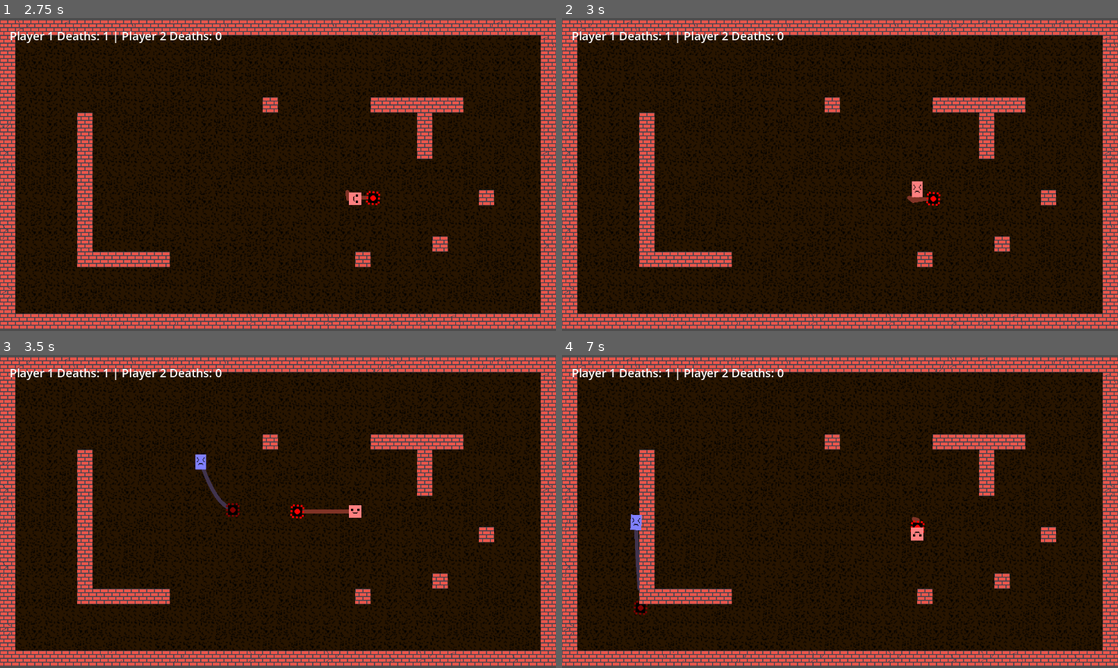
Above: before the commit, frames 1-4 (two rows, left to right).
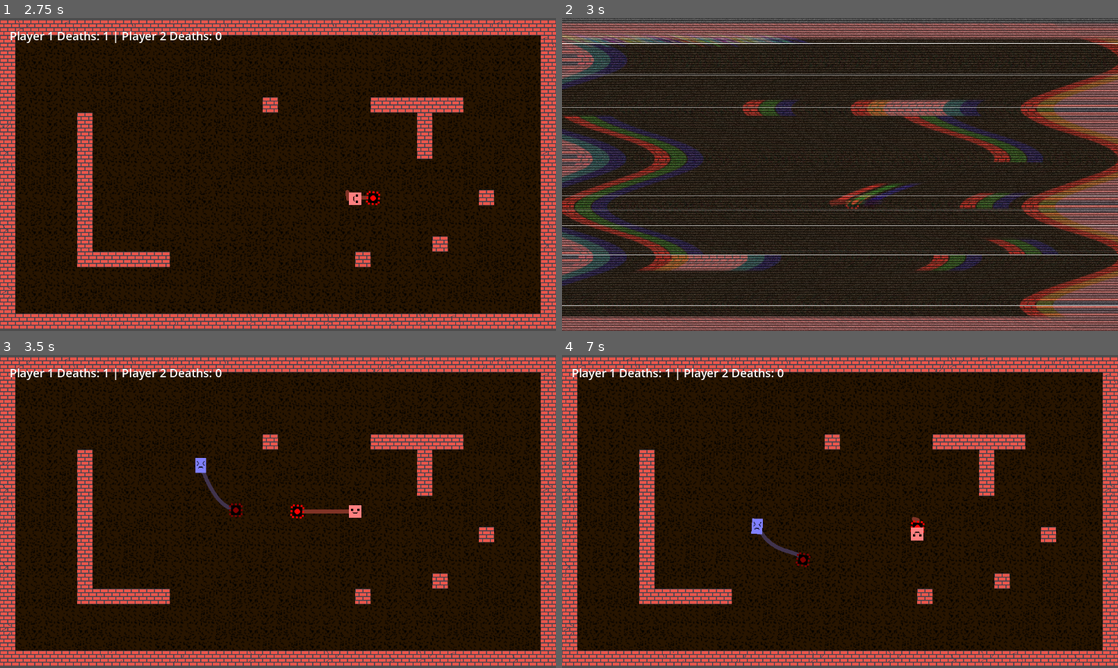
Above: after the commit, the same moments.

Repository: ThatOtherAndrew/DaydreamWales
Game: Godot game, scene res://scenes/BrickLevel.tscn
Same seed, same stepped clock (60 frames per second), same inputs: the game is played once before the commit and once after it.
Inputs:
- Up to frame 1 (2.75 s): tap Enter at 0.5 s; hold D (move_right) 0.53-1.28 s; tap Down (p2_move_down) at 0.6 s; hold S (move_down) 1.28-2.03 s; tap Left (p2_move_left) at 1.35 s; hold D (move_right) from 2.03 s (still down); tap Right (p2_move_right) at 2.1 s
- Up to frame 2 (3 s): release D (move_right) at 2.78 s; hold W (move_up) from 2.78 s (still down); tap Up (p2_move_up) at 2.85 s
- Up to frame 3 (3.5 s): keep holding W (move_up)
- Up to frame 4 (7 s): release W (move_up) at 3.53 s; hold A (move_left) 3.53-5.03 s; tap one key every 0.75 s from 3.6 s: Down (p2_move_down) Left (p2_move_left) Right (p2_move_right) Up (p2_move_up) Down (p2_move_down); hold S (move_down) 5.03-5.78 s; hold D (move_right) 5.78-6.53 s; hold W (move_up) from 6.53 s (still down)

Frame 1 is identical in both runs. In frame 2, 59% of the frame differs, in the area x 0-100%, y 0-100%; in frame 3, 0.2%; in frame 4, 0.6%.

Commit message:
kickass respawn effect

Diff:
--- /dev/null
+++ b/scenes/RespawnTransition.tscn
@@ -0,0 +1,11 @@
+[gd_scene load_steps=3 format=3 uid="uid://dkp8m3vhx4y2n"]
+
+[ext_resource type="Script" uid="uid://brx5qth3y8m4k" path="res://scripts/RespawnTransition.gd" id="1"]
+[ext_resource type="Shader" uid="uid://c7n8xm4p3kv2j" path="res://shaders/vhs_rewind.gdshader" id="2"]
+
+[node name="RespawnTransition" type="ColorRect"]
+anchors_preset = 15
+anchor_right = 1.0
+anchor_bottom = 1.0
+color = Color(1, 1, 1, 0)
+script = ExtResource("1")
--- a/scripts/GameManager.gd
+++ b/scripts/GameManager.gd
@@ -4,6 +4,7 @@
 var player2_deaths = 0
 var death_label: Label
 var is_resetting = false
+var respawn_transition: ColorRect
 
 signal player_died(player_num: int)
 signal level_reset()
@@ -11,6 +12,8 @@
 func _ready():
     # Create UI overlay for death counter
     create_death_ui()
+    # Create respawn transition overlay
+    create_respawn_transition()
 
 func create_death_ui():
     var canvas_layer = CanvasLayer.new()
@@ -21,6 +24,17 @@
     death_label.position = Vector2(20, 20)
     death_label.text = "Player 1 Deaths: 0 | Player 2 Deaths: 0"
     canvas_layer.add_child(death_label)
+
+func create_respawn_transition():
+    # Create a new canvas layer for the transition effect
+    var transition_layer = CanvasLayer.new()
+    transition_layer.layer = 10  # High layer to be on top
+    add_child(transition_layer)
+
+    # Create the respawn transition node
+    respawn_transition = ColorRect.new()
+    respawn_transition.set_script(load("res://scripts/RespawnTransition.gd"))
+    transition_layer.add_child(respawn_transition)
 
 func handle_player_death(player_num: int, death_position: Vector2):
     if is_resetting:
@@ -41,9 +55,17 @@
     # Hide the dead player
     emit_signal("player_died", player_num)
 
-    # Wait 2 seconds then reset
+    # Start VHS rewind transition and wait for reset
     is_resetting = true
-    await get_tree().create_timer(2.0).timeout
+
+    # Wait 1.75 seconds, then start the VHS effect for the last 0.25 seconds
+    await get_tree().create_timer(1.75).timeout
+
+    # Start the VHS transition effect for the final 0.25 seconds
+    if respawn_transition:
+        respawn_transition.play_respawn_transition(0.25)
+
+    await get_tree().create_timer(0.25).timeout
     reset_level()
 
 func create_explosion(pos: Vector2):
--- /dev/null
+++ b/scripts/RespawnTransition.gd
@@ -0,0 +1,118 @@
+extends ColorRect
+
+var vhs_material: ShaderMaterial
+var transition_active: bool = false
+var white_flash_overlay: ColorRect
+
+signal transition_finished
+
+func _ready():
+    # Create and setup the VHS shader material
+    vhs_material = ShaderMaterial.new()
+    vhs_material.shader = load("res://shaders/vhs_rewind.gdshader")
+
+    # Set initial shader parameters (effect off)
+    vhs_material.set_shader_parameter("strength", 0.0)
+    vhs_material.set_shader_parameter("time_scale", 3.0)
+    vhs_material.set_shader_parameter("distortion_amount", 0.15)
+    vhs_material.set_shader_parameter("noise_amount", 0.4)
+    vhs_material.set_shader_parameter("scanline_intensity", 0.6)
+    vhs_material.set_shader_parameter("chromatic_aberration", 0.03)
+    vhs_material.set_shader_parameter("tracking_offset", 0.0)
+
+    # Apply material to this ColorRect
+    material = vhs_material
+
+    # Make sure it covers the entire screen
+    anchor_left = 0
+    anchor_top = 0
+    anchor_right = 1
+    anchor_bottom = 1
+
+    # Start transparent
+    color = Color(1, 1, 1, 0)
+
+    # Make sure we're on top
+    z_index = 100
+
+    # Create white flash overlay
+    white_flash_overlay = ColorRect.new()
+    white_flash_overlay.anchor_left = 0
+    white_flash_overlay.anchor_top = 0
+    white_flash_overlay.anchor_right = 1
+    white_flash_overlay.anchor_bottom = 1
+    white_flash_overlay.color = Color(1, 1, 1, 0)  # Start transparent white
+    white_flash_overlay.z_index = 101  # Above the VHS effect
+    add_child(white_flash_overlay)
+
+func play_respawn_transition(duration: float = 0.25):
+    if transition_active:
+        return
+
+    transition_active = true
+
+    # Adjusted timing for 0.25 second total duration (half of original)
+    var tween = get_tree().create_tween()
+    tween.set_parallel(false)
+
+    # Phase 1: Quickly ramp up the VHS effect (0.05 seconds)
+    tween.tween_method(_update_effect_strength, 0.0, 1.0, 0.05)
+
+    # Phase 2: Hold the intense effect with fluctuations (0.1 seconds)
+    tween.tween_callback(_fluctuate_effect).set_delay(0.0)
+    tween.tween_interval(0.1)
+
+    # Start white flash before VHS ends (overlapping last 0.1 seconds)
+    tween.tween_callback(_play_white_flash)
+
+    # Phase 3: Continue VHS fade out while flash is playing
+    tween.tween_method(_update_effect_strength, 1.0, 0.0, 0.1)
+
+    # Cleanup
+    tween.tween_callback(_on_transition_complete)
+
+func _update_effect_strength(value: float):
+    vhs_material.set_shader_parameter("strength", value)
+
+    # Also adjust tracking offset for more dramatic effect
+    var tracking = sin(Time.get_ticks_msec() * 0.01) * 0.2 * value
+    vhs_material.set_shader_parameter("tracking_offset", tracking)
+
+    # Slight color tint during transition
+    color = Color(1, 1, 1, value * 0.3)
+
+func _fluctuate_effect():
+    if not transition_active:
+        return
+
+    # Create random fluctuations in the effect
+    var fluctuation_tween = get_tree().create_tween()
+    fluctuation_tween.set_loops(2)  # Even fewer loops for shorter 0.25s duration
+
+    # Random distortion spikes with shorter delays
+    fluctuation_tween.tween_callback(func():
+        if transition_active:
+            var spike = randf_range(0.1, 0.3)
+            vhs_material.set_shader_parameter("distortion_amount", spike)
+            vhs_material.set_shader_parameter("tracking_offset", randf_range(-0.3, 0.3))
+    ).set_delay(0.05)  # Faster fluctuations
+
+func _on_transition_complete():
+    transition_active = false
+    vhs_material.set_shader_parameter("strength", 0.0)
+    vhs_material.set_shader_parameter("tracking_offset", 0.0)
+    color = Color(1, 1, 1, 0)
+    emit_signal("transition_finished")
+
+func _play_white_flash():
+    # Longer white flash effect that overlaps with VHS ending
+    var flash_tween = get_tree().create_tween()
+
+    # Flash to white quickly
+    flash_tween.tween_property(white_flash_overlay, "color:a", 0.8, 0.08)
+
+    # Hold the flash briefly
+    flash_tween.tween_interval(0.05)
+
+    # Fade out the white flash more slowly
+    flash_tween.tween_property(white_flash_overlay, "color:a", 0.0, 0.25)
--- a/scripts/SoundtrackPlayer.gd
+++ b/scripts/SoundtrackPlayer.gd
@@ -9,6 +9,9 @@
 var max_wet = 0.7
 
 func _ready():
+    # Add to group for easy access
+    add_to_group("soundtrack_player")
+
     game_manager = get_node("/root/BrickLevel/GameManager")
     if game_manager:
         game_manager.player_died.connect(_on_player_died)
--- /dev/null
+++ b/shaders/vhs_rewind.gdshader
@@ -0,0 +1,78 @@
+shader_type canvas_item;
+
+uniform float strength : hint_range(0.0, 1.0) = 0.5;
+uniform float time_scale : hint_range(0.1, 10.0) = 3.0;
+uniform float distortion_amount : hint_range(0.0, 0.5) = 0.1;
+uniform float noise_amount : hint_range(0.0, 1.0) = 0.3;
+uniform float scanline_intensity : hint_range(0.0, 1.0) = 0.4;
+uniform float chromatic_aberration : hint_range(0.0, 0.05) = 0.02;
+uniform float tracking_offset : hint_range(-0.5, 0.5) = 0.0;
+uniform sampler2D screen_texture : hint_screen_texture, filter_linear_mipmap;
+
+// Noise function
+float random(vec2 st) {
+    return fract(sin(dot(st.xy, vec2(12.9898, 78.233))) * 43758.5453123);
+}
+
+// Value noise
+float noise(vec2 st) {
+    vec2 i = floor(st);
+    vec2 f = fract(st);
+
+    float a = random(i);
+    float b = random(i + vec2(1.0, 0.0));
+    float c = random(i + vec2(0.0, 1.0));
+    float d = random(i + vec2(1.0, 1.0));
+
+    vec2 u = f * f * (3.0 - 2.0 * f);
+
+    return mix(a, b, u.x) + (c - a) * u.y * (1.0 - u.x) + (d - b) * u.x * u.y;
+}
+
+void fragment() {
+    vec2 uv = SCREEN_UV;
+    float time = TIME * time_scale;
+
+    // VHS tracking distortion (horizontal shift)
+    float tracking_noise = noise(vec2(0.0, uv.y * 3.0 + time * 2.0));
+    uv.x += tracking_offset * tracking_noise * strength;
+
+    // Horizontal distortion bands (rewind effect)
+    float distort_band = sin(uv.y * 20.0 + time * 10.0);
+    float distort_amount = distortion_amount * strength;
+    uv.x += distort_band * distort_amount * (0.5 + 0.5 * sin(time * 7.0));
+
+    // Wave distortion - higher frequency, lower amplitude
+    float wave = sin(uv.y * 80.0 - time * 40.0) * 0.001 * strength;
+    uv.x += wave;
+
+    // Vertical hold issues
+    float vertical_hold = sin(time * 4.0) * 0.01 * strength;
+    uv.y += vertical_hold;
+
+    // Chromatic aberration (RGB split)
+    float aberration = chromatic_aberration * strength;
+    vec3 color;
+    color.r = texture(screen_texture, uv + vec2(aberration, 0.0)).r;
+    color.g = texture(screen_texture, uv).g;
+    color.b = texture(screen_texture, uv - vec2(aberration, 0.0)).b;
+
+    // Add noise
+    float noise_val = random(uv + vec2(time * 0.1, time * 0.2));
+    color += vec3(noise_val) * noise_amount * strength * 0.5;
+
+    // Scanlines
+    float scanline = sin(uv.y * 800.0) * 0.5 + 0.5;
+    scanline = mix(1.0, scanline, scanline_intensity * strength);
+    color *= scanline;
+
+    // Random horizontal lines (tracking errors)
+    float line_noise = step(0.98, random(vec2(uv.y * 10.0, time * 3.0)));
+    color = mix(color, vec3(random(vec2(uv.y, time))), line_noise * strength);
+
+    // Color degradation
+    color = mix(color, vec3(dot(color, vec3(0.299, 0.587, 0.114))), 0.3 * strength);
+
+    // Output
+    COLOR = vec4(color, 1.0);
+}
Not shown, added: scripts/RespawnTransition.gd.uid
Not shown, added: shaders/vhs_rewind.gdshader.uid
